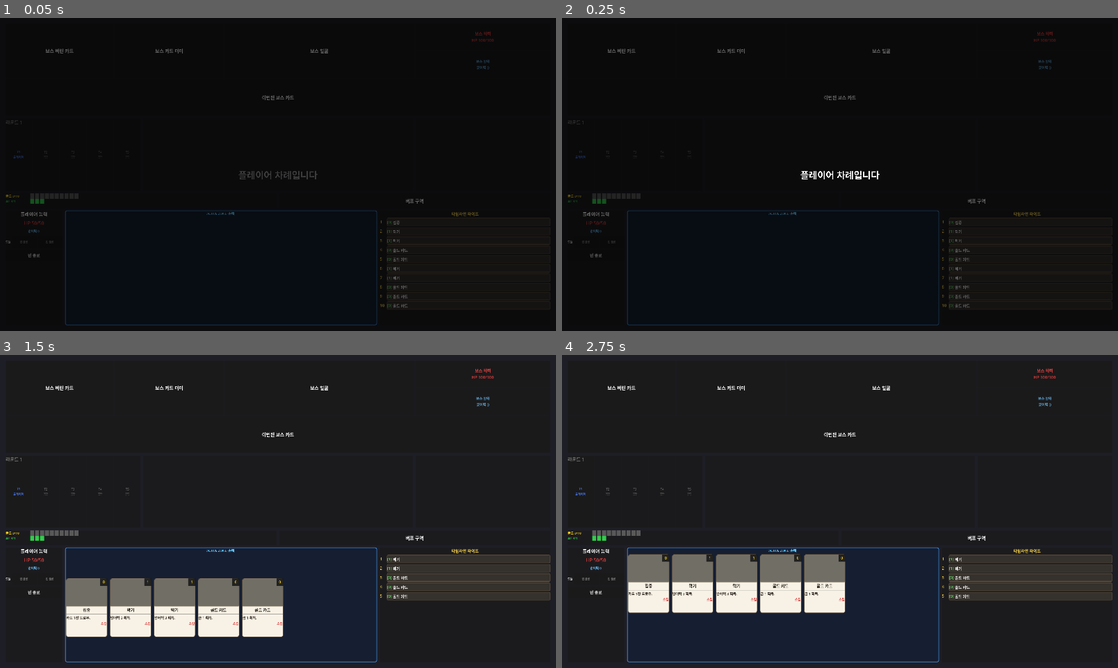
Above: before the commit, frames 1-4 (two rows, left to right).
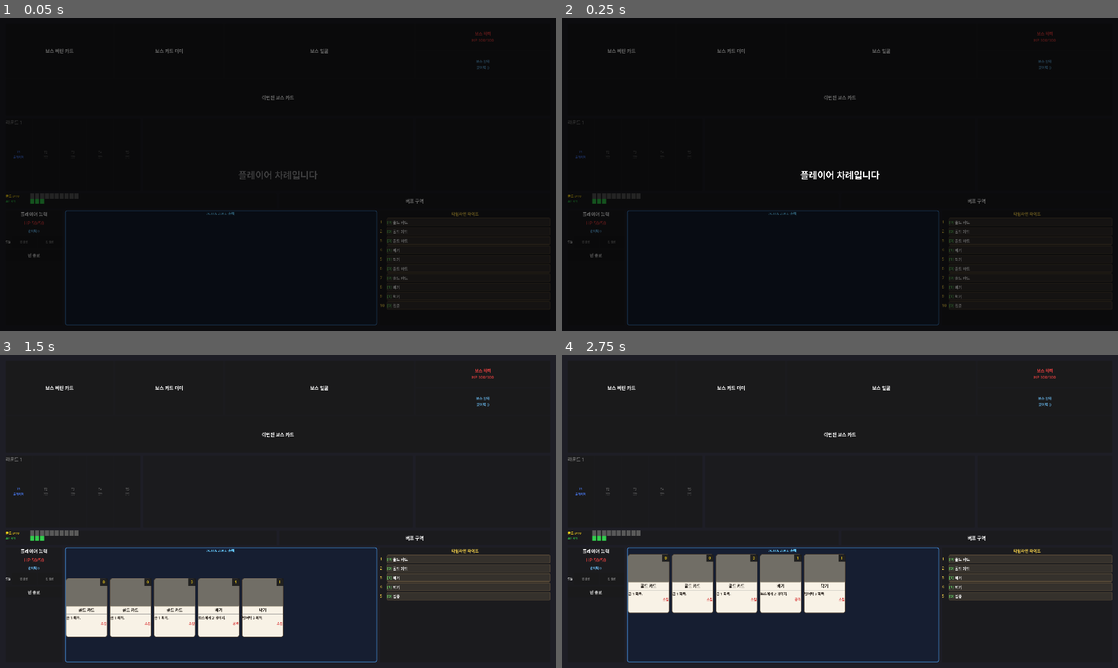
Above: after the commit, the same moments.

Repository: Bobby-Kang/boss-raid-card-game
Game: Godot game, scene res://scenes/main/main_scene.tscn
The game is run twice, just before and just after one commit, with the same random seed, the same clock (stepped at 60 frames per second) and the same inputs.
Inputs:
- Up to frame 1 (0.05 s): no input
- Up to frame 2 (0.25 s): no input
- Up to frame 3 (1.5 s): tap Enter at 0.5 s; tap Space at 1.25 s
- Up to frame 4 (2.75 s): tap Enter at 2 s

The runs differ from the first frame. In frame 1, 0.1% of the frame differs, in the area x 69-74%, y 64-93%; in frame 2, 0.1%; in frame 3, 0.4%, in the area x 12-74%, y 64-87%; in frame 4, 0.4%.

Commit message:
fix: 스타터 덱 순서 기획서와 일치하도록 수정
첫 손패: 골드x3, 베기, 막기
두 번째 손패: 골드x2, 베기, 막기, 집중

Co-Authored-By: Claude Sonnet 4.6 <noreply@anthropic.com>

Diff:
--- a/scripts/main/main_scene.gd
+++ b/scripts/main/main_scene.gd
@@ -11,8 +11,8 @@
 const CARD_DRAW := preload("res://resources/cards/starter_draw.tres")
 
 const STARTER_DECK: Array = [
-	CARD_DRAW, CARD_BLOCK, CARD_BLOCK, CARD_GOLD, CARD_GOLD,
-	CARD_ATTACK, CARD_ATTACK, CARD_GOLD, CARD_GOLD, CARD_GOLD
+	CARD_GOLD, CARD_GOLD, CARD_GOLD, CARD_ATTACK, CARD_BLOCK,
+	CARD_GOLD, CARD_GOLD, CARD_ATTACK, CARD_BLOCK, CARD_DRAW
 ]
 
 # 손패 존
